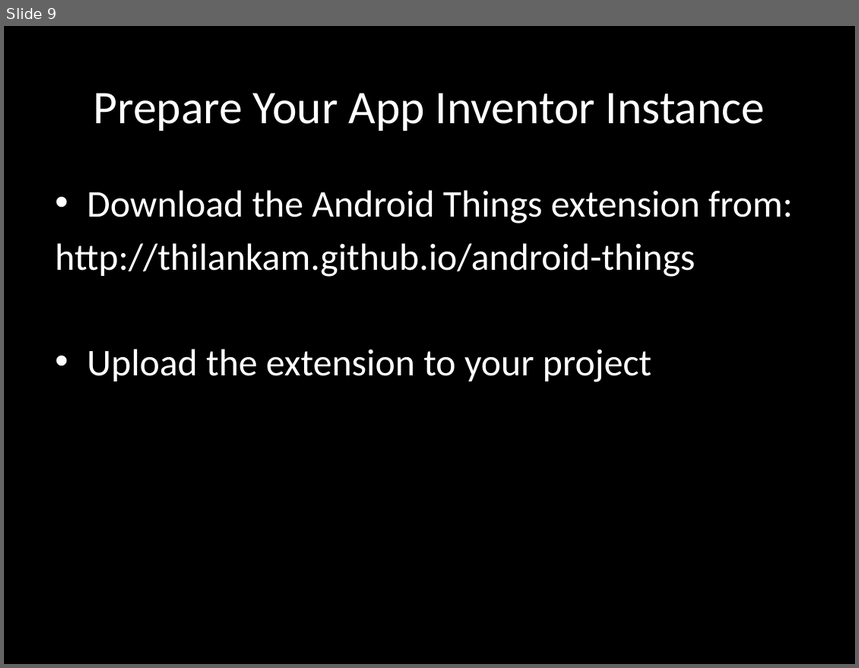
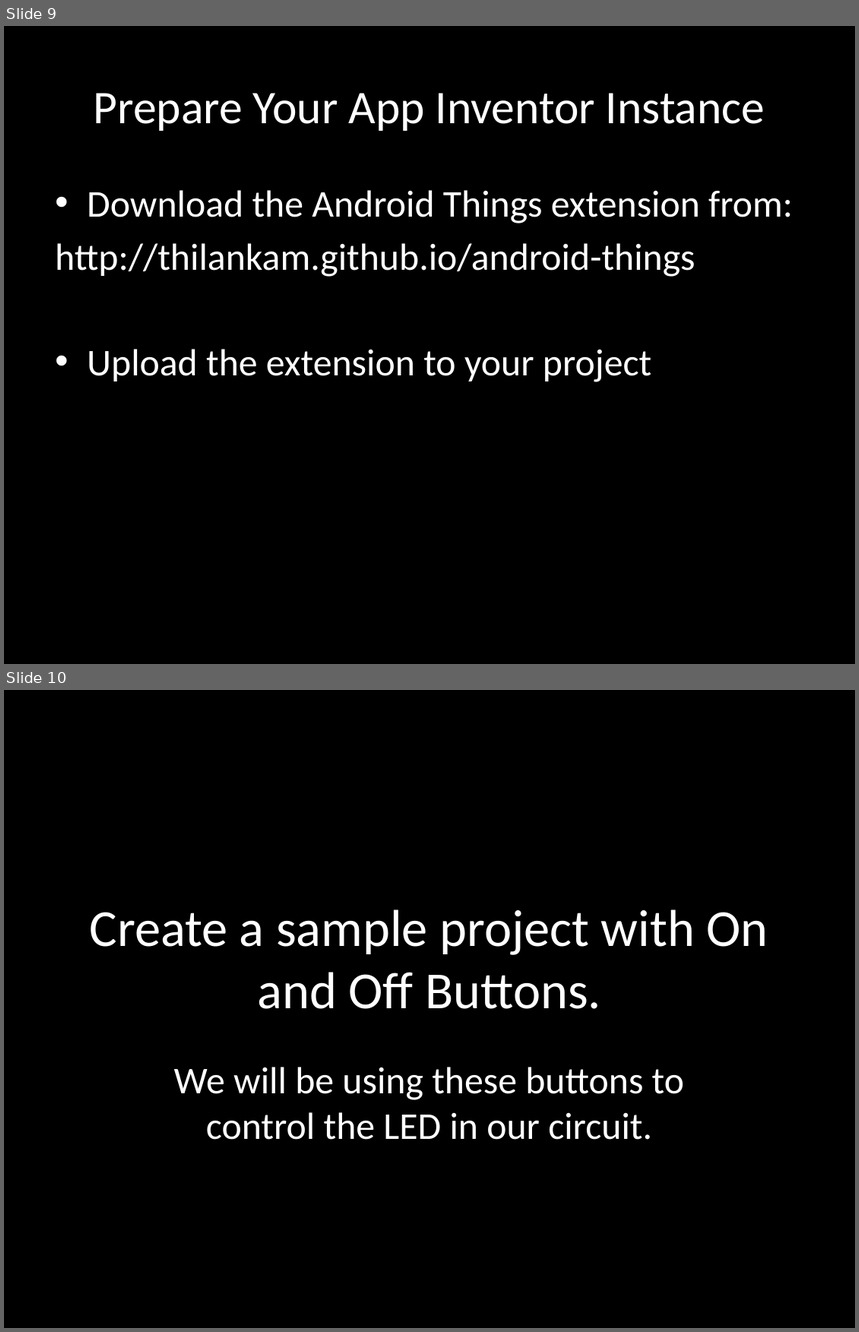
Before and after one commit to thilankam/thilankam.github.io, a slide deck: gsoc17/tutorial/Android_Things_GPIO_Output/movie_presentation.pptx. Shown one above the other, each under a label of ours: slide 9 before the commit, slides 9 and 10 after it. The pictures are 859x668 and 859x1332 pixels, drawn with LibreOffice and Linux fonts; fonts in the diff are those of the drawing. Boxes give left, top, right and bottom in pixels: in the first picture for what was removed or moved away, otherwise in the second. Text is boxed around its words. In the diff, an @@ line names an element or a change of style, - is before the commit and + after.

```diff
--- a/gsoc17/tutorial/Android_Things_GPIO_Output/movie_presentation.pptx
+++ b/gsoc17/tutorial/Android_Things_GPIO_Output/movie_presentation.pptx
@@ slide 10 added at (4,690,855,1328), background #000000 @@
@@ title added at (90,910,769,1009), 44 pt, text #FFFFFF @@
+Create a sample project with On and Off Buttons.
@@ subtitle added at (174,1067,684,1140), 32 pt, text #FFFFFF @@
+We will be using these buttons to control the LED in our circuit.
```
Also in this commit, not shown: 6 other slides added, 5 other files.
